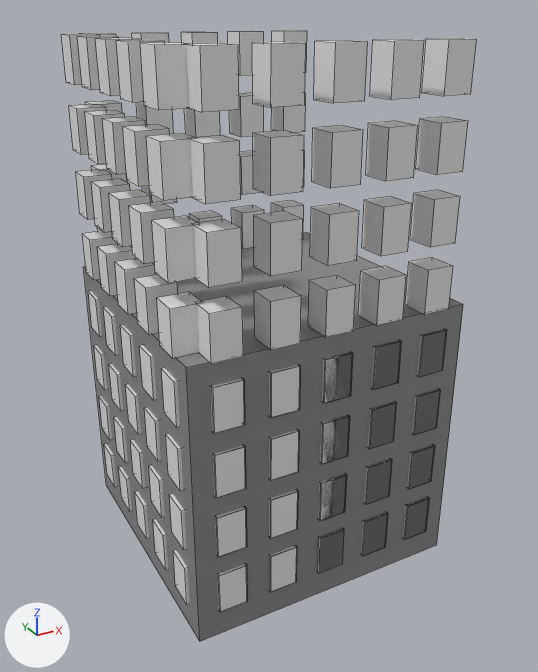
Two versions of the FBX model Assets/Meshes/Consumables/building3.fbx, one commit apart.
One viewpoint serves both versions: a 50 mm camera at (-23.8, -44.5, 38.1) aimed at (0.1, -1.1, 16.3). The lights are fixed; the arrows at lower left show +X, +Y and +Z. Mesh edges are drawn as thin lines. Where no turn or scale is listed for an object, it has been applied to the vertices.
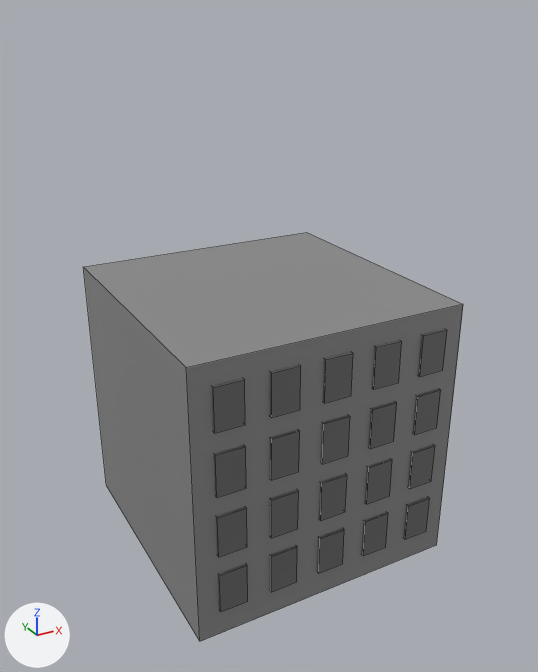
The edits, one by one:
Object 'Cube.004' (ob_cube_004) is deleted.
Object 'Cube.002' (ob_cube_002) is deleted.
Object 'Cube.003' (ob_cube_003) is deleted.

Boxes (x1, y1, x2, y2) around the edits, measured in the pictures (538 x 672 px):
'Cube.004', deleted
    before: (186, 38, 476, 612)
'Cube.002', deleted
    before: (62, 34, 200, 605)
'Cube.003', deleted
    before: (85, 30, 307, 249)
